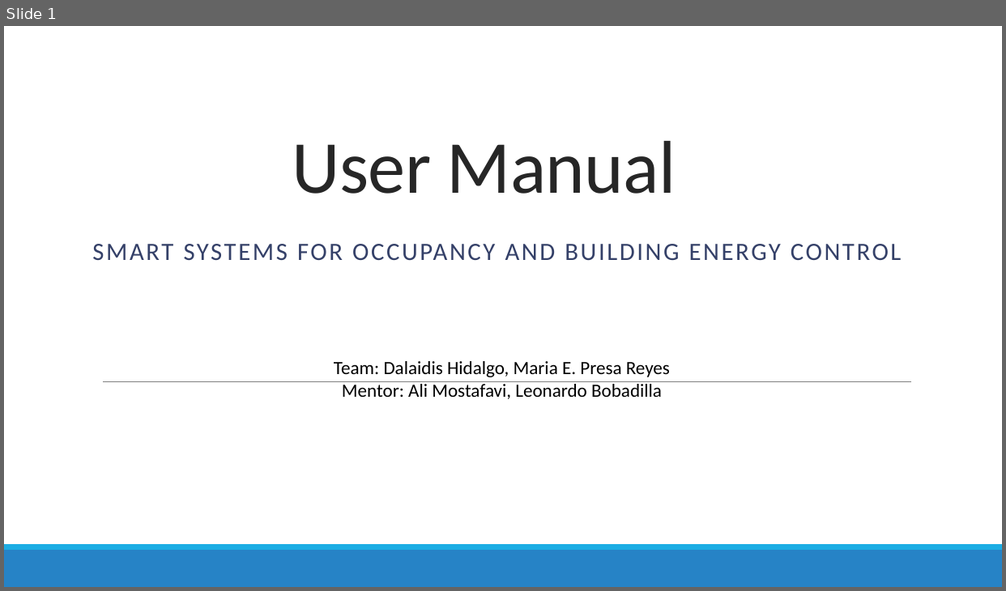
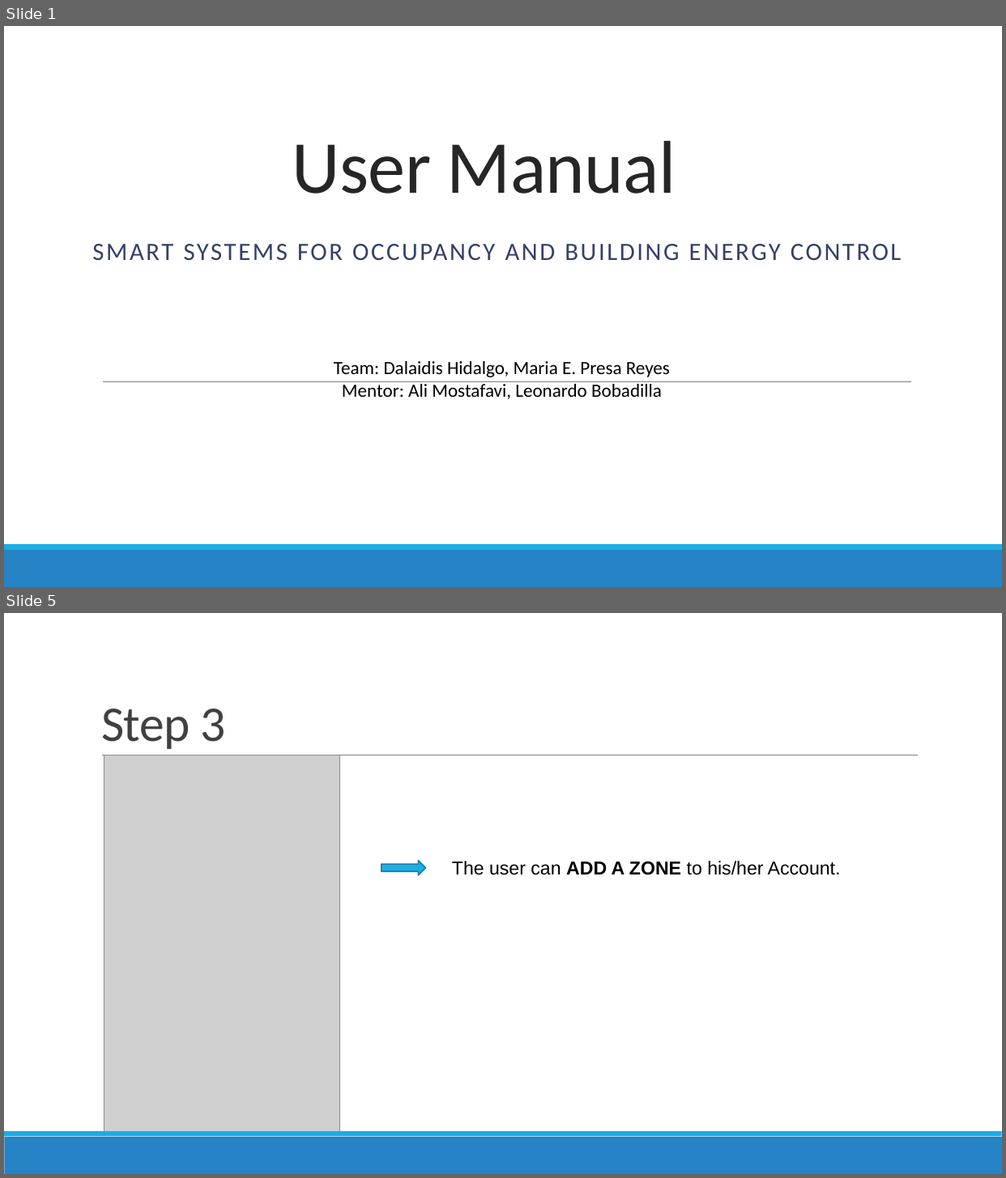
Before and after one commit to FIU-SCIS-Senior-Projects/Smart-Systems-for-Occupancy-and-Building-Energy-Control, a slide deck: Documents/User Manual.pptx. Shown one above the other, each under a label of ours: slide 1 before the commit, slides 1 and 5 after it; the slides between them are not shown. The pictures are 1006x591 and 1006x1178 pixels, drawn with LibreOffice and Linux fonts; fonts in the diff are those of the drawing; grey boxes stand for pictures. Boxes give left, top, right and bottom in pixels: in the first picture for what was removed or moved away, otherwise in the second. Text is boxed around its words. In the diff, an @@ line names an element or a change of style, - is before the commit and + after.

```diff
--- a/Documents/User Manual.pptx
+++ b/Documents/User Manual.pptx
@@ slide 5 added at (4, 613, 1002, 1174), background #FFFFFF; not listed: 2 template elements that a slide beside it also shows @@
@@ title added at (101, 709, 225, 749), 48 pt, text #404040 @@
+Step 3
@@ line added from (102, 756) to (918, 756), #808080 0.5 pt @@
@@ picture added at (104, 756, 340, 1131) @@
@@ right arrow added at (381, 861, 425, 875), fill #1CADE4, outline #1580A9 1.25 pt @@
@@ text added at (452, 861, 841, 875), 18 pt, text #000000 @@
+The user can ADD A ZONE to his/her Account.
```
Also in this commit, not shown: 9 slides changed, 3 other slides added, 6 other files.
